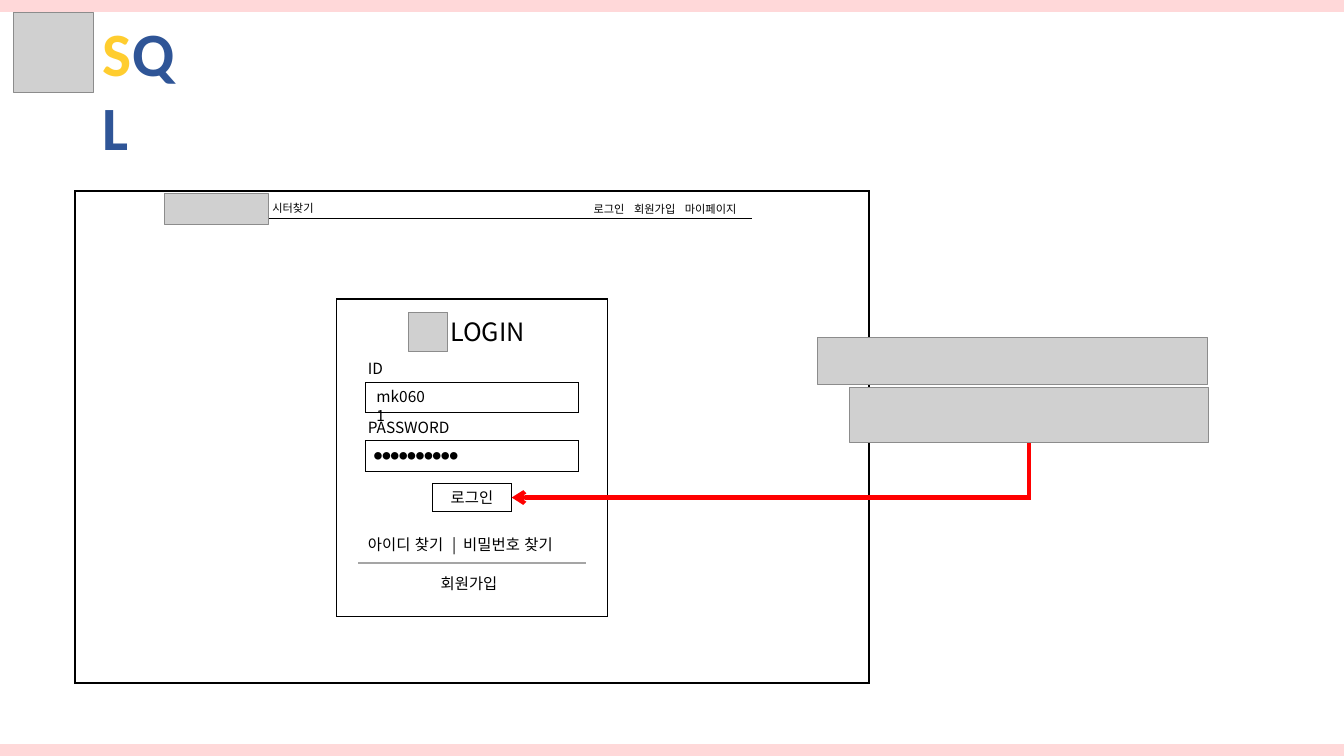
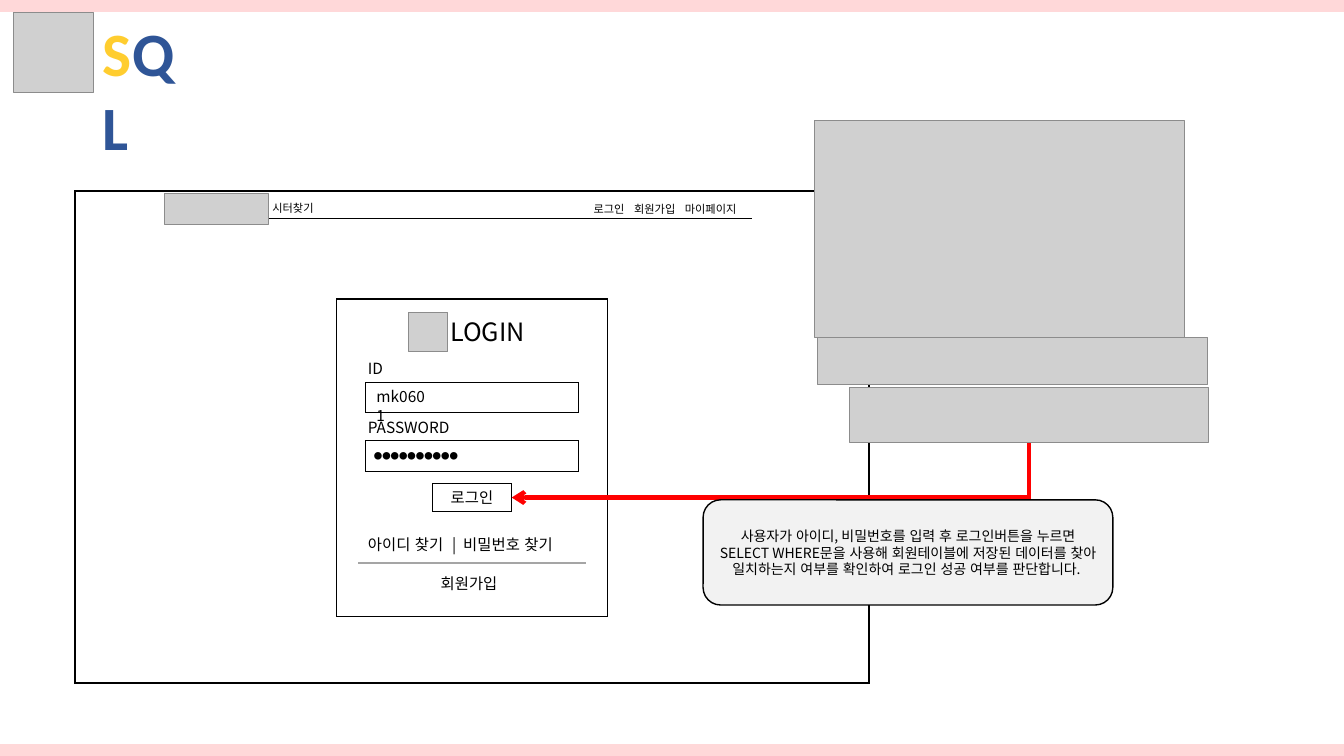
Before and after one commit to hhsw07/ezen-academy-projects, a slide deck: slide 55 of cmk/반려동물관리서비스.pptx (slide 52 before the commit). Drawn at 1344x756 pixels with LibreOffice and Linux fonts; fonts in the diff are those of the drawing; grey boxes stand for pictures. Boxes give left, top, right and bottom in pixels: in the first picture for what was removed or moved away, otherwise in the second. Text is boxed around its words. In the diff, an @@ line names an element or a change of style, - is before the commit and + after.

```diff
--- a/cmk/반려동물관리서비스.pptx
+++ b/cmk/반려동물관리서비스.pptx
@@ picture added at [815, 121, 1185, 338] @@
@@ rounded rectangle added at [704, 500, 1113, 605], fill #F2F2F2, outline #000000 1 pt, 10 pt, text #000000 @@
+사용자가 아이디, 비밀번호를 입력 후 로그인버튼을 누르면 SELECT WHERE문을 사용해 회원테이블에 저장된 데이터를 찾아 일치하는지 여부를 확인하여 로그인 성공 여부를 판단합니다.
```
Also in this commit, not shown: 8 other slides changed, 26 slides added, 1 slide removed.
